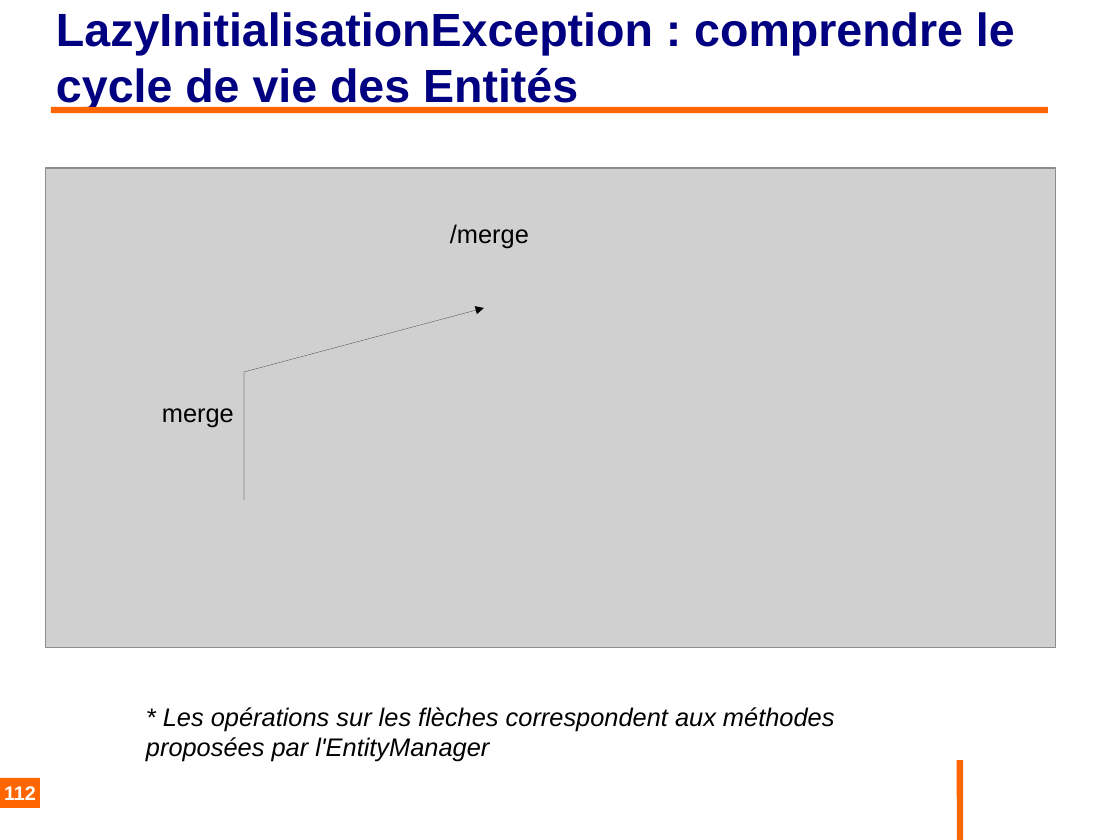
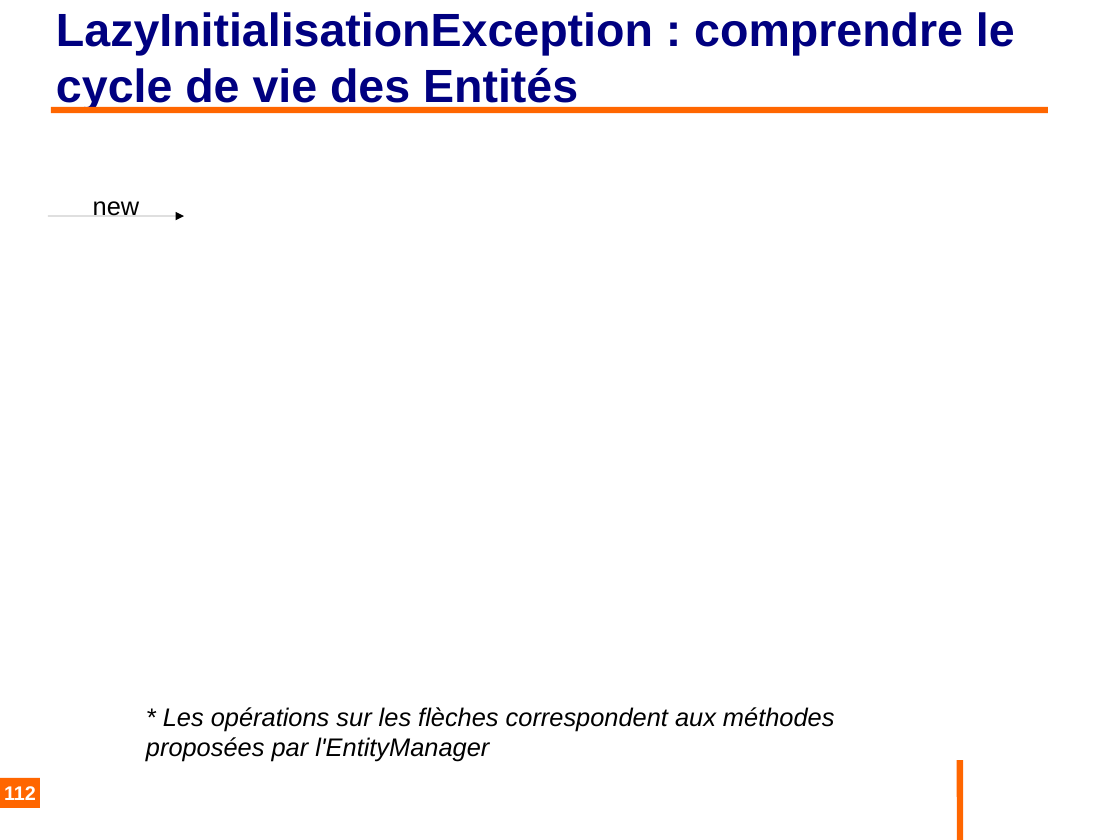
Before and after one commit to philphils/formation-hibernate-basique, a slide deck: slide 112 of Documentation/diapo_formation_hibernate.odp. Drawn at 1120x840 pixels with LibreOffice and Linux fonts; fonts in the diff are those of the drawing; grey boxes stand for pictures; background and template pictures are left out. Boxes give left, top, right and bottom in pixels: in the first picture for what was removed or moved away, otherwise in the second. Text is boxed around its words. In the diff, an @@ line names an element or a change of style, - is before the commit and + after.

```diff
--- a/Documentation/diapo_formation_hibernate.odp
+++ b/Documentation/diapo_formation_hibernate.odp
@@ picture removed at (46, 168, 1056, 647) @@
@@ line added at (48, 216, 184, 216), outline #000000 0 pt, 18 pt, text #000000 @@
+new
@@ text removed at (450, 224, 529, 249) @@
-/merge
@@ freeform shape removed at (244, 308, 484, 500) @@
@@ text removed at (162, 408, 234, 427) @@
-merge
```
Also in this commit, not shown: 1 other slide changed, 13 slides added.
